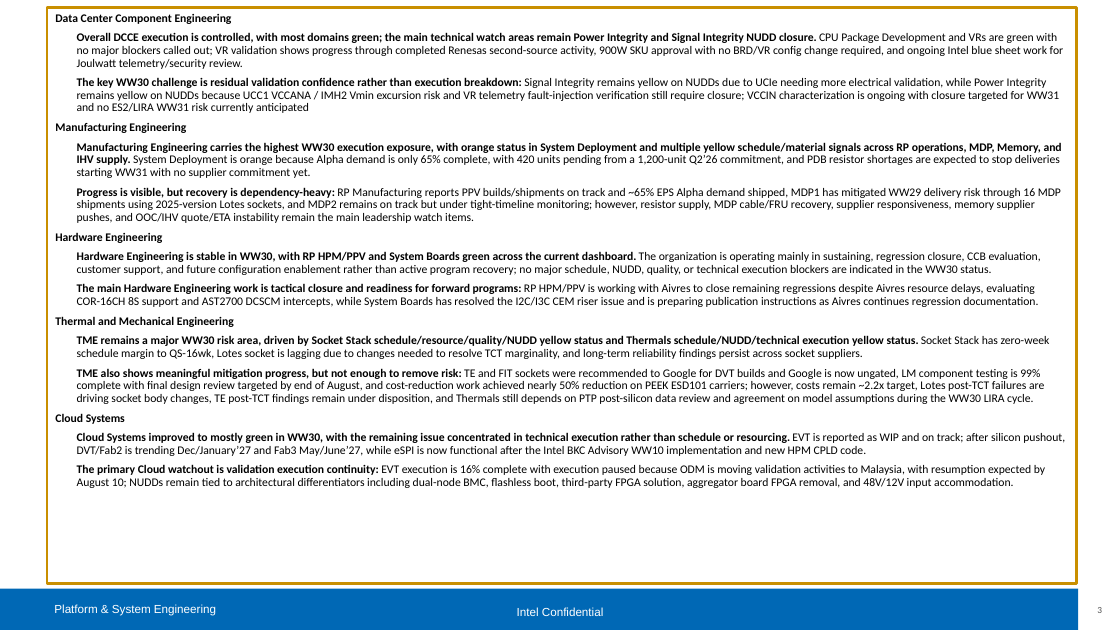
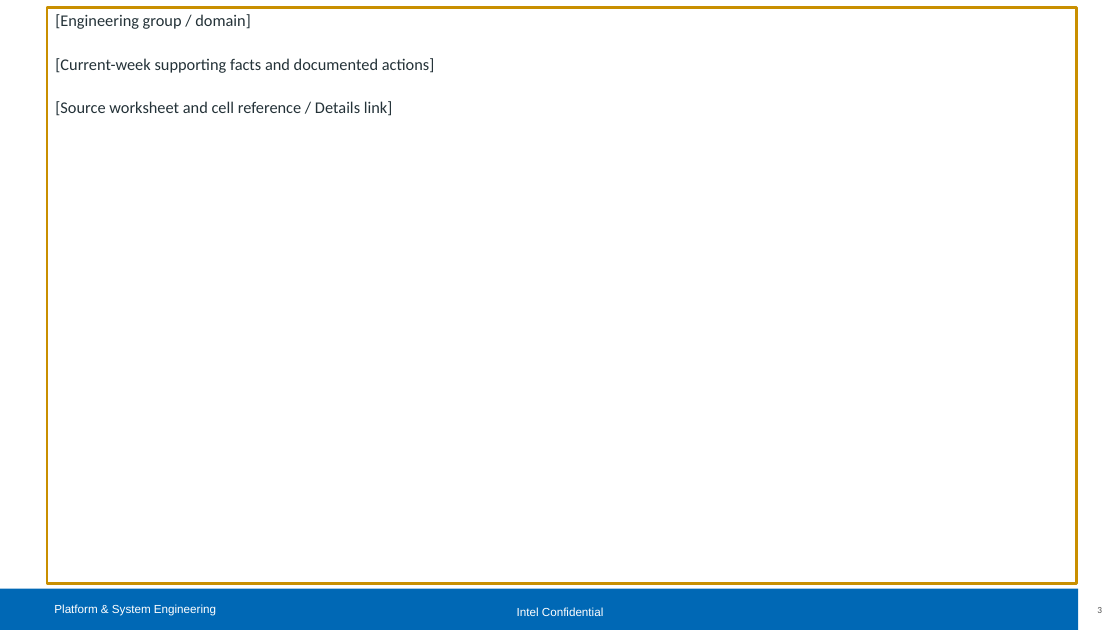
Before and after one commit to lijia15x/WebAgent, a slide deck: slide 3 of mrc_automation_agent/templates/DMR-16ch_template.pptx. Drawn at 1120x630 pixels with LibreOffice and Linux fonts; fonts in the diff are those of the drawing; background and template pictures are left out. Boxes give left, top, right and bottom in pixels: in the first picture for what was removed or moved away, otherwise in the second. Text is boxed around its words. In the diff, an @@ line names an element or a change of style, - is before the commit and + after.

Commit message:
feat(mrc): add DMR-16ch executive dashboard generation

```diff
--- a/mrc_automation_agent/templates/DMR-16ch_template.pptx
+++ b/mrc_automation_agent/templates/DMR-16ch_template.pptx
@@ text in rectangle at bbox=[55, 14, 434, 116]: text changed; size 10 to 14 pt; text colour #000000 to #243238 @@
-Data Center Component Engineering
-  Overall DCCE execution is controlled, with most domains green; the main technical watch areas remain Power Integrity and Signal Integrity NUDD closure. CPU Package Development and VRs are green with no major blockers called out; VR validation shows progress through completed Renesas second-source activity, 900W SKU approval with no BRD/VR config change required, and ongoing Intel blue sheet work for Joulwatt telemetry/security review.
-  The key WW30 challenge is residual validation confidence rather than execution breakdown: Signal Integrity remains yellow on NUDDs due to UCIe needing more electrical validation, while Power Integrity remains yellow on NUDDs because UCC1 VCCANA / IMH2 Vmin excursion risk and VR telemetry fault-injection verification still require closure; VCCIN characterization is ongoing with closure targeted for WW31 and no ES2/LIRA WW31 risk currently anticipated
-Manufacturing Engineering
-Manufacturing Engineering carries the highest WW30 execution exposure, with orange status in System Deployment and multiple yellow schedule/material signals across RP operations, MDP, Memory, and IHV supply. System Deployment is orange because Alpha demand is only 65% complete, with 420 units pending from a 1,200-unit Q2’26 commitment, and PDB resistor shortages are expected to stop deliveries starting WW31 with no supplier commitment yet.
-Progress is visible, but recovery is dependency-heavy: RP Manufacturing reports PPV builds/shipments on track and ~65% EPS Alpha demand shipped, MDP1 has mitigated WW29 delivery risk through 16 MDP shipments using 2025-version Lotes sockets, and MDP2 remains on track but under tight-timeline monitoring; however, resistor supply, MDP cable/FRU recovery, supplier responsiveness, memory supplier pushes, and OOC/IHV quote/ETA instability remain the main leadership watch items.
-Hardware Engineering
-Hardware Engineering is stable in WW30, with RP HPM/PPV and System Boards green across the current dashboard. The organization is operating mainly in sustaining, regression closure, CCB evaluation, customer support, and future configuration enablement rather than active program recovery; no major schedule, NUDD, quality, or technical execution blockers are indicated in the WW30 status.
-The main Hardware Engineering work is tactical closure and readiness for forward programs: RP HPM/PPV is working with Aivres to close remaining regressions despite Aivres resource delays, evaluating COR-16CH 8S support and AST2700 DCSCM intercepts, while System Boards has resolved the I2C/I3C CEM riser issue and is preparing publication instructions as Aivres continues regression documentation.
-Thermal and Mechanical Engineering
-TME remains a major WW30 risk area, driven by Socket Stack schedule/resource/quality/NUDD yellow status and Thermals schedule/NUDD/technical execution yellow status. Socket Stack has zero-week schedule margin to QS-16wk, Lotes socket is lagging due to changes needed to resolve TCT marginality, and long-term reliability findings persist across socket suppliers.
-TME also shows meaningful mitigation progress, but not enough to remove risk: TE and FIT sockets were recommended to Google for DVT builds and Google is now ungated, LM component testing is 99% complete with final design review targeted by end of August, and cost-reduction work achieved nearly 50% reduction on PEEK ESD101 carriers; however, costs remain ~2.2x target, Lotes post-TCT failures are driving socket body changes, TE post-TCT findings remain under disposition, and Thermals still depends on PTP post-silicon data review and agreement on model assumptions during the WW30 LIRA cycle.
-Cloud Systems
-Cloud Systems improved to mostly green in WW30, with the remaining issue concentrated in technical execution rather than schedule or resourcing. EVT is reported as WIP and on track; after silicon pushout, DVT/Fab2 is trending Dec/January’27 and Fab3 May/June’27, while eSPI is now functional after the Intel BKC Advisory WW10 implementation and new HPM CPLD code.
-The primary Cloud watchout is validation execution continuity: EVT execution is 16% complete with execution paused because ODM is moving validation activities to Malaysia, with resumption expected by August 10; NUDDs remain tied to architectural differentiators including dual-node BMC, flashless boot, third-party FPGA solution, aggregator board FPGA removal, and 48V/12V input accommodation.
+[Engineering group / domain]
+[Current-week supporting facts and documented actions]
+[Source worksheet and cell reference / Details link]
```
Also in this commit, not shown: 2 other slides changed, 5 other files.
